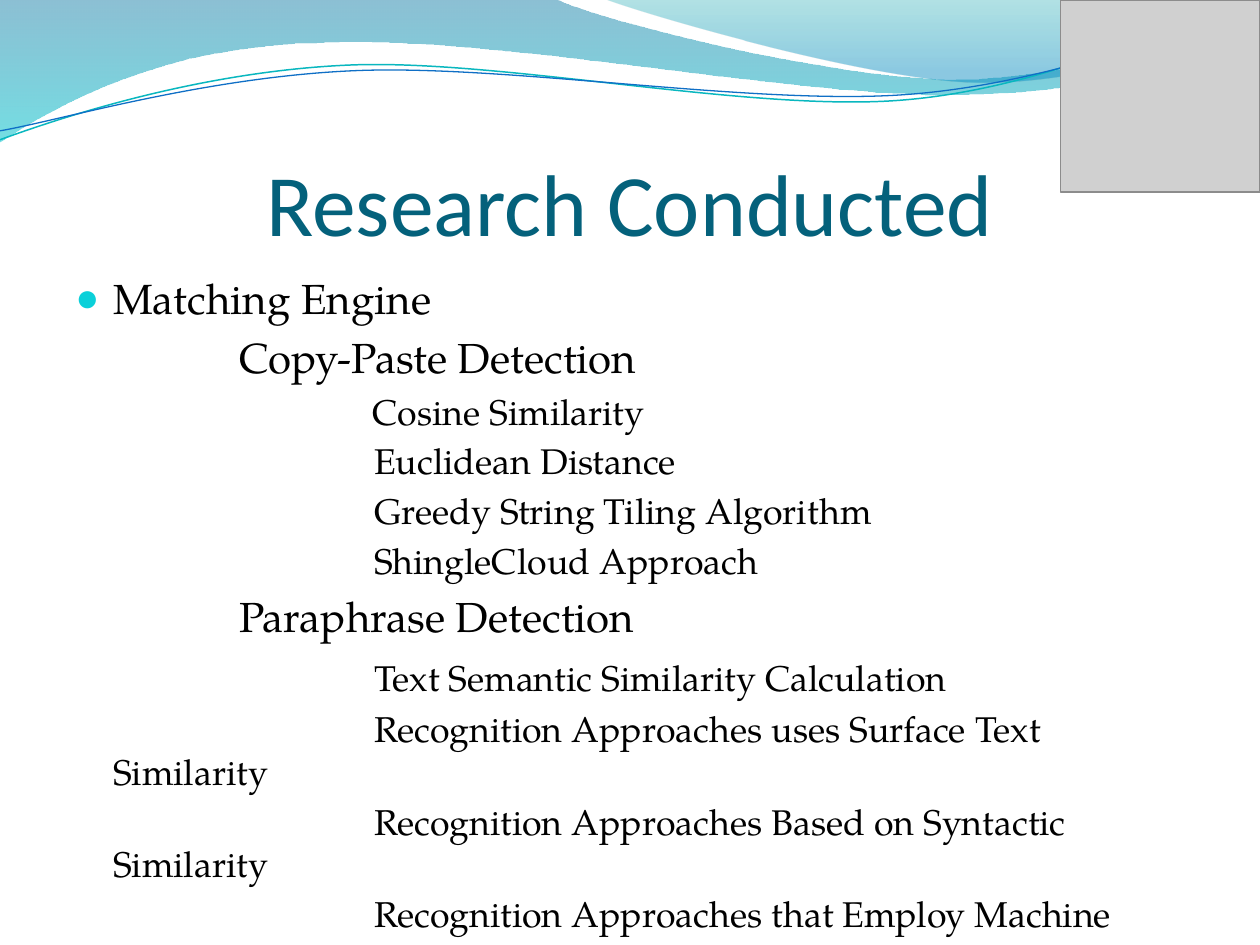
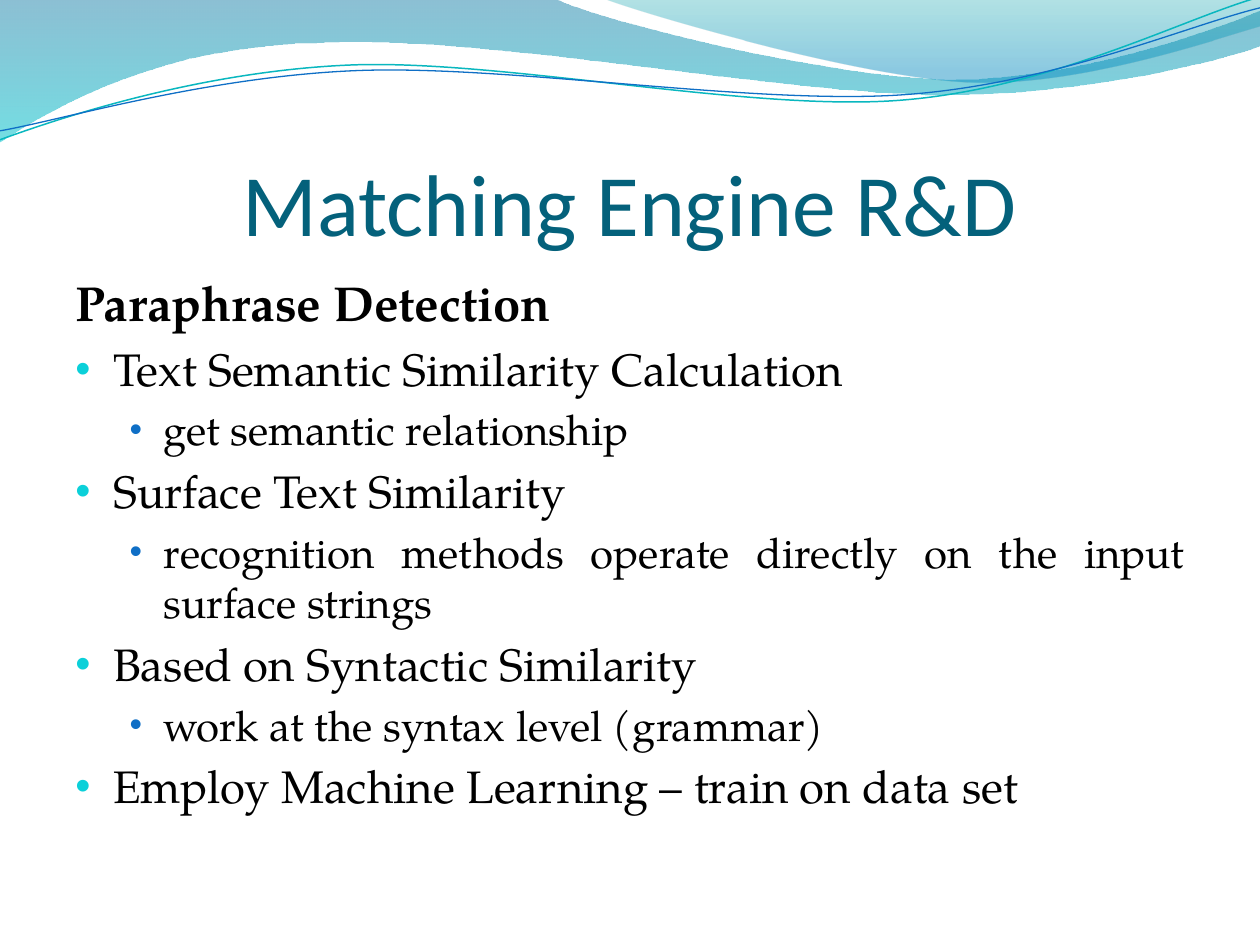
Before and after one commit to rohan501206/project-plagiabust, a slide deck: slide 26 of project docs/Final Presentation.pptx (slide 27 before the commit). Drawn at 1260x945 pixels with LibreOffice and Linux fonts; fonts in the diff are those of the drawing; grey boxes stand for pictures; background and template pictures are left out. Boxes give left, top, right and bottom in pixels: in the first picture for what was removed or moved away, otherwise in the second. Text is boxed around its words. In the diff, an @@ line names an element or a change of style, - is before the commit and + after.

```diff
--- a/project docs/Final Presentation.pptx
+++ b/project docs/Final Presentation.pptx
@@ picture removed at [1061,0,1260,192] @@
@@ title at [242,175,1016,251]: text changed @@
-Research Conducted
+Matching Engine R&D
@@ text at [75,285,842,399]: size 24.1 to 28 pt, bold on in "Paraphrase Detection"; size 20.4 to 26 pt in "Text Semantic Similarity Calculation"; bullet none to •; more space between paragraphs @@
@@ text at [113,283,871,584]: paragraphs removed @@
-● Matching Engine
-Copy-Paste Detection
-Cosine Similarity
-Euclidean Distance
-Greedy String Tiling Algorithm
-ShingleCloud Approach
@@ text at [113,414,1184,816]: text changed; size 20.4 to 24 pt @@
-Recognition Approaches uses Surface Text Similarity
-Recognition Approaches Based on Syntactic Similarity
-Recognition Approaches that Employ Machine Learning
+  • get semantic relationship
+• Surface Text Similarity
+  • recognition methods operate directly on the input surface strings
+• Based on Syntactic Similarity
+  • work at the syntax level (grammar)
+• Employ Machine Learning – train on data set
```
Also in this commit, not shown: 24 other slides changed, 14 slides added, 8 slides removed.
